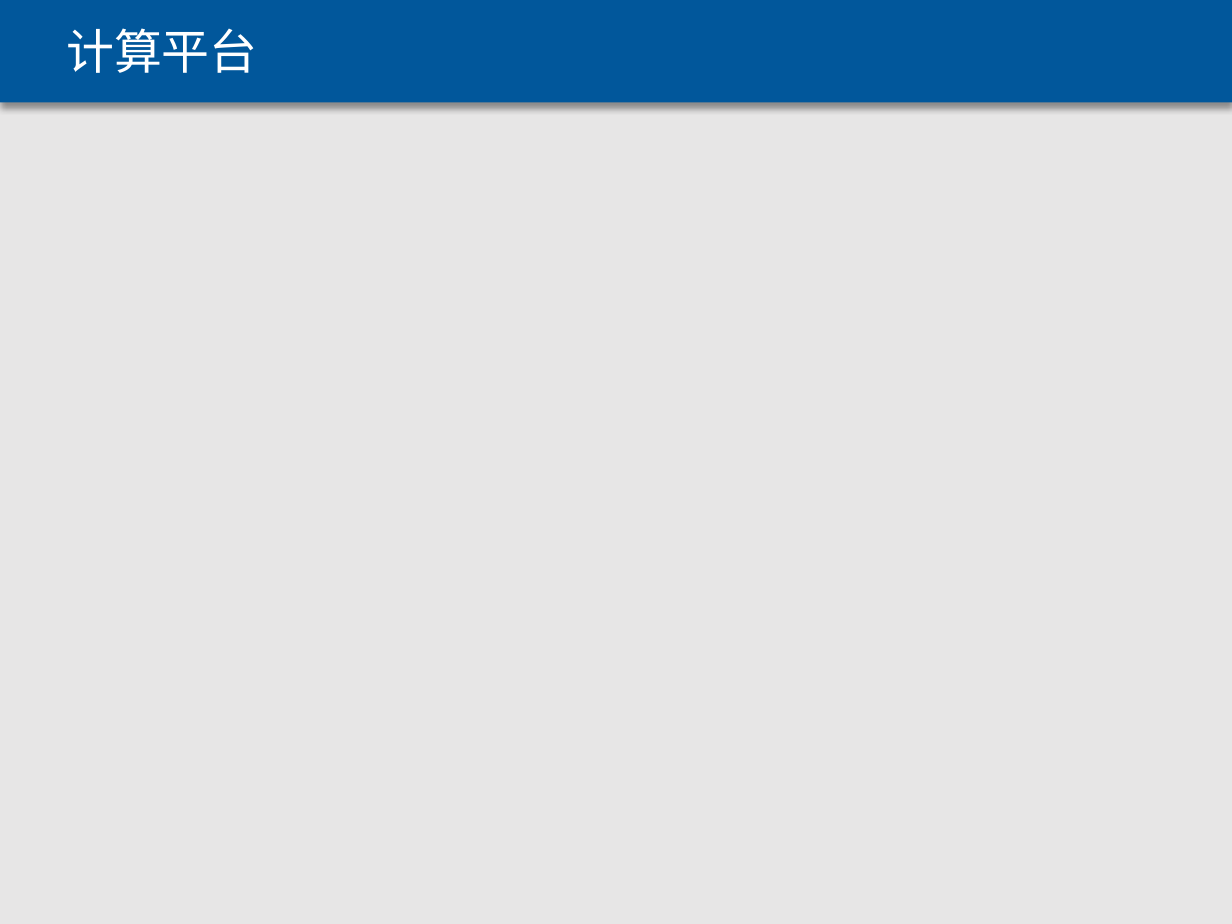
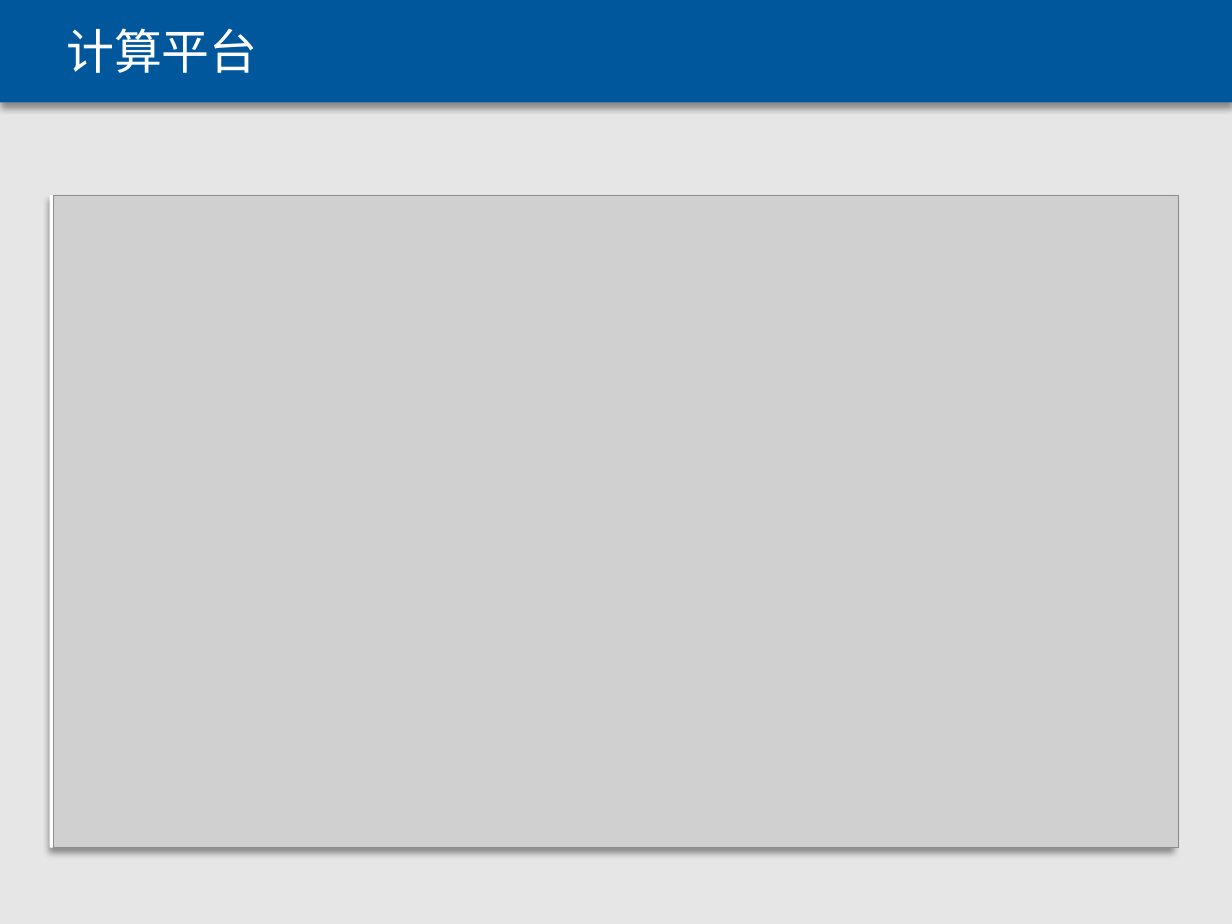
Before and after one commit to Nebula1084/Maple, a slide deck: slide 7 of 演示文稿1.pptx. Drawn at 1232x924 pixels with LibreOffice and Linux fonts; fonts in the diff are those of the drawing; grey boxes stand for pictures. Boxes give left, top, right and bottom in pixels: in the first picture for what was removed or moved away, otherwise in the second. Text is boxed around its words. In the diff, an @@ line names an element or a change of style, - is before the commit and + after.

```diff
--- a/演示文稿1.pptx
+++ b/演示文稿1.pptx
@@ rectangle added at [49, 196, 1175, 849], fill #FFFFFF @@
@@ picture added at [54, 196, 1179, 849] @@
```
Also in this commit, not shown: 6 other slides changed, 5 slides added, 1 slide removed, 11 other files.
